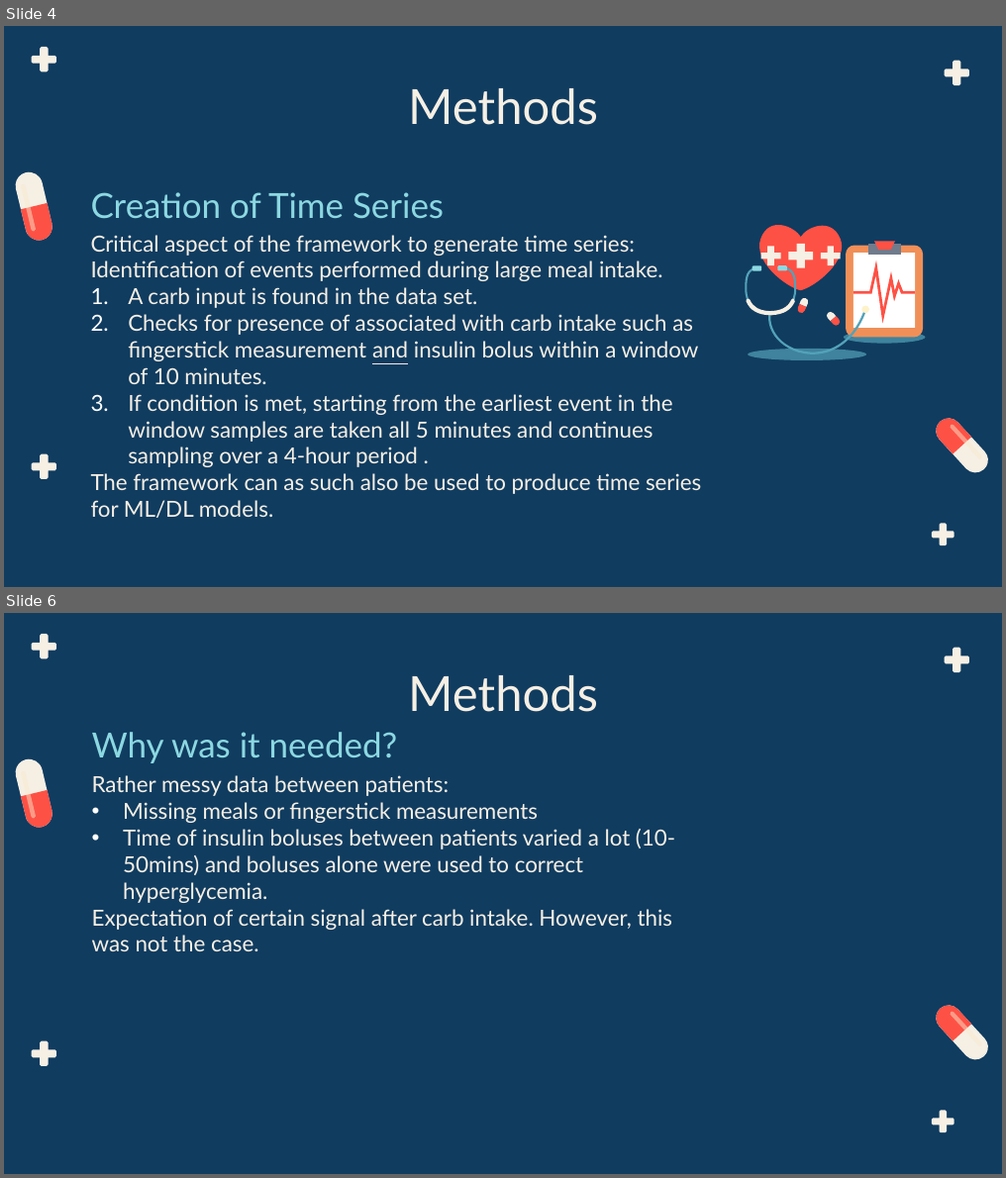
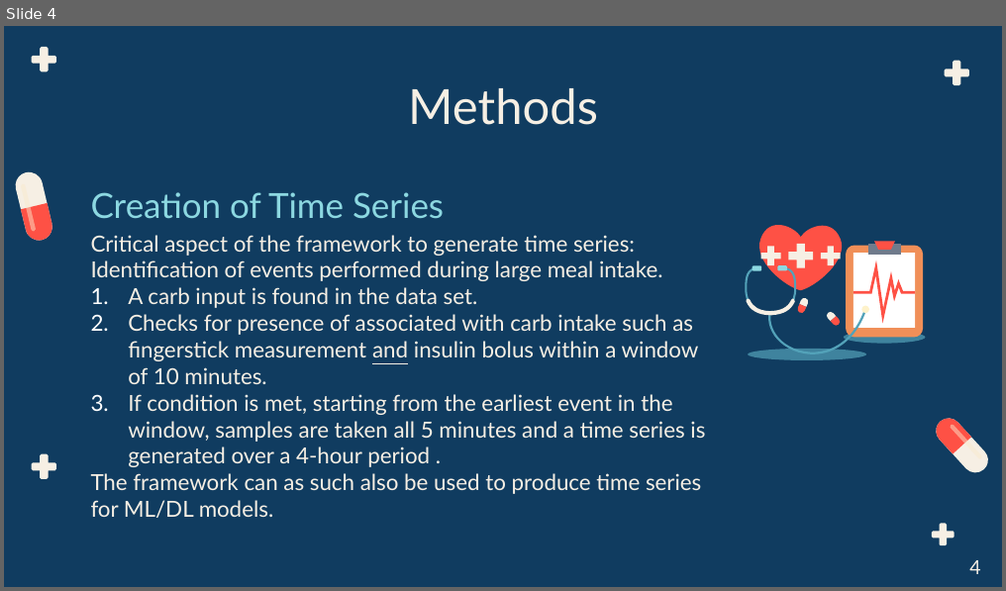
Before and after one commit to BME-Students/DDDM-Project7, a slide deck: From Finger Stick Blood Glucose Samples to the Predictive Power of continuous glucose monitoring.pptx. Shown one above the other, each under a label of ours: slides 4 and 6 before the commit, slide 4 after it; the slides between them are not shown. The pictures are 1006x1178 and 1006x591 pixels, drawn with LibreOffice and Linux fonts; fonts in the diff are those of the drawing. Boxes give left, top, right and bottom in pixels: in the first picture for what was removed or moved away, otherwise in the second. Text is boxed around its words. In the diff, an @@ line names an element or a change of style, - is before the commit and + after.

```diff
--- a/From Finger Stick Blood Glucose Samples to the Predictive Power of continuous glucose monitoring.pptx
+++ b/From Finger Stick Blood Glucose Samples to the Predictive Power of continuous glucose monitoring.pptx
@@ slide 6 removed at bbox=[4, 613, 1002, 1174], background #103C60; not listed: 10 template elements that a slide beside it also shows @@
@@ title removed at bbox=[408, 675, 598, 712] @@
-Methods
@@ text removed at bbox=[92, 732, 398, 763] @@
-Why was it needed?
@@ text removed at bbox=[92, 775, 675, 952] @@
-Rather messy data between patients:
-• Missing meals or fingerstick measurements
-• Time of insulin boluses between patients varied a lot (10-50mins) and boluses alone were used to correct hyperglycemia.
-Expectation of certain signal after carb intake. However, this was not the case.
@@ slide 4 changed as well @@
@@ text at bbox=[128, 394, 705, 468]: text changed @@
-3. If condition is met, starting from the earliest event in the window samples are taken all 5 minutes and continues sampling over a 4-hour period .
+3. If condition is met, starting from the earliest event in the window, samples are taken all 5 minutes and a time series is generated over a 4-hour period .
@@ text added at bbox=[969, 561, 980, 574], 14 pt, text #F6EFE4 @@
+4
```
Also in this commit, not shown: 13 other slides changed, 2 slides added, 2 other slides removed, 4 other files.
